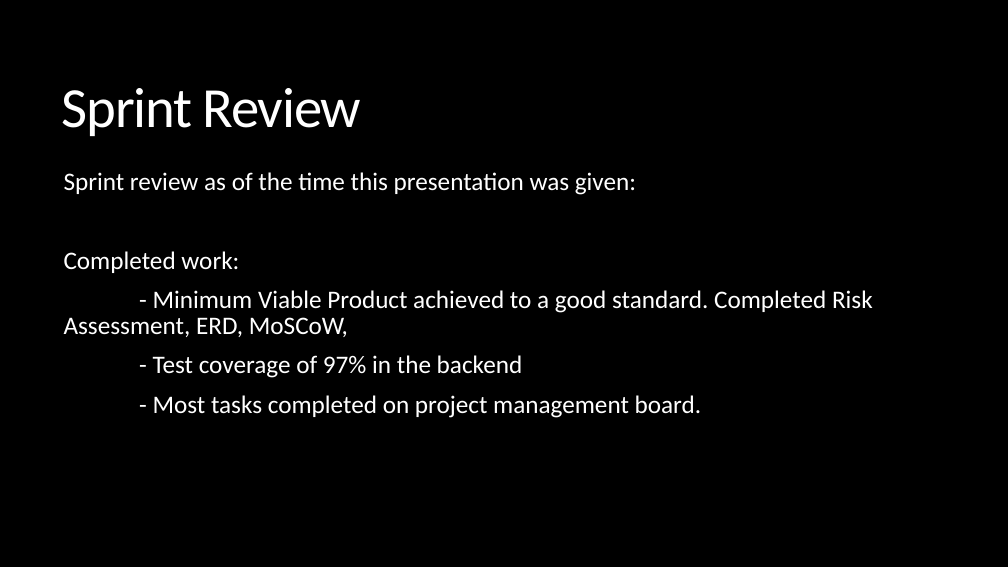
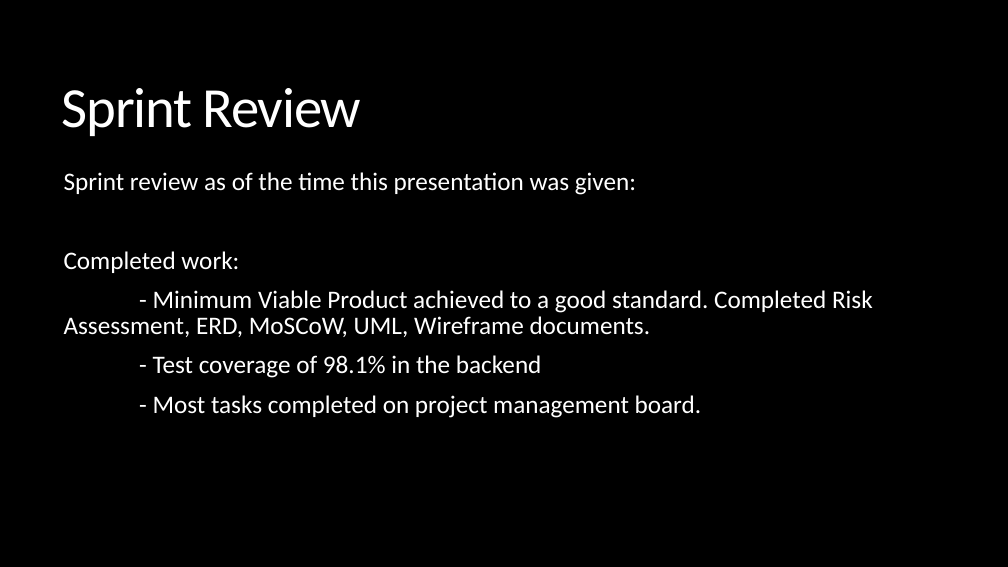
Before and after one commit to lewiscpearson/QA-Project-2-FootballSquadBuilder, a slide deck: slide 12 of documentation/Footbal Squad Builder.pptx (slide 11 before the commit). Drawn at 1008x567 pixels with LibreOffice and Linux fonts; fonts in the diff are those of the drawing. Boxes give left, top, right and bottom in pixels: in the first picture for what was removed or moved away, otherwise in the second. Text is boxed around its words. In the diff, an @@ line names an element or a change of style, - is before the commit and + after.

```diff
--- a/documentation/Footbal Squad Builder.pptx
+++ b/documentation/Footbal Squad Builder.pptx
@@ text at (64, 290, 873, 378): text changed @@
-- Minimum Viable Product achieved to a good standard. Completed Risk Assessment, ERD, MoSCoW,
-- Test coverage of 97% in the backend
+- Minimum Viable Product achieved to a good standard. Completed Risk Assessment, ERD, MoSCoW, UML, Wireframe documents.
+- Test coverage of 98.1% in the backend
```
Also in this commit, not shown: 5 other slides changed, 3 slides added, 2 slides removed, 1 other file.
